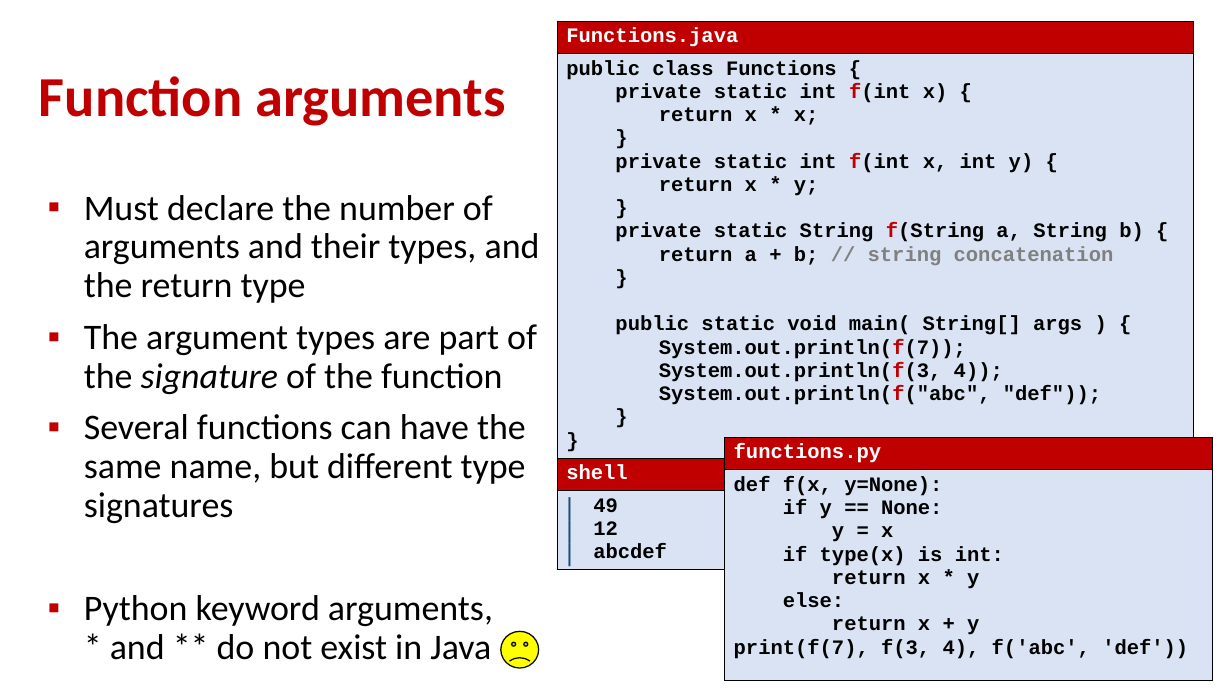
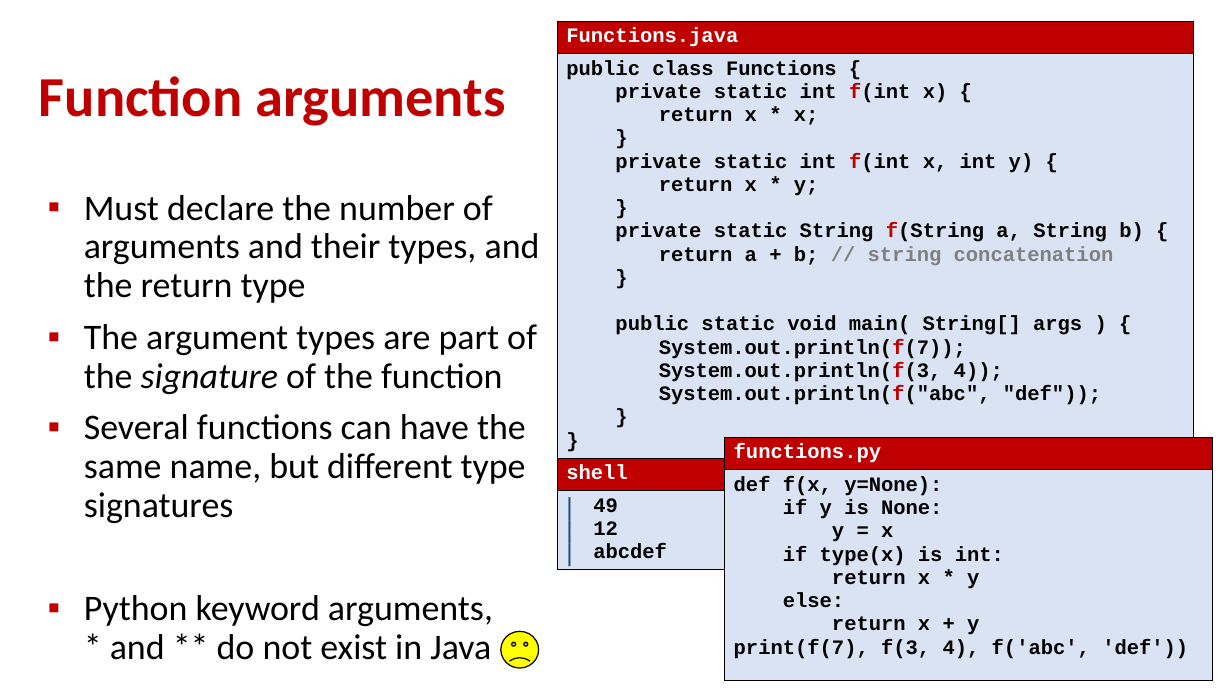
Before and after one commit to gsbrodal/gsbrodal.github.io, a slide deck: slide 15 of ipsa/slides/java.pptx. Drawn at 1232x693 pixels with LibreOffice and Linux fonts; fonts in the diff are those of the drawing. Boxes give left, top, right and bottom in pixels: in the first picture for what was removed or moved away, otherwise in the second. Text is boxed around its words. In the diff, an @@ line names an element or a change of style, - is before the commit and + after.

```diff
--- a/ipsa/slides/java.pptx
+++ b/ipsa/slides/java.pptx
@@ table at (725,437,1213,682) @@
-row 2, column 1: def f(x, y=None): / if y == None: / y = x / if type(x) is int: / return x * y / else: / return x + y / print(f(7), f(3, 4), f('abc', 'def'))
+row 2, column 1: def f(x, y=None): / if y is None: / y = x / if type(x) is int: / return x * y / else: / return x + y / print(f(7), f(3, 4), f('abc', 'def'))
```
Also in this commit, not shown: 8 other files.
